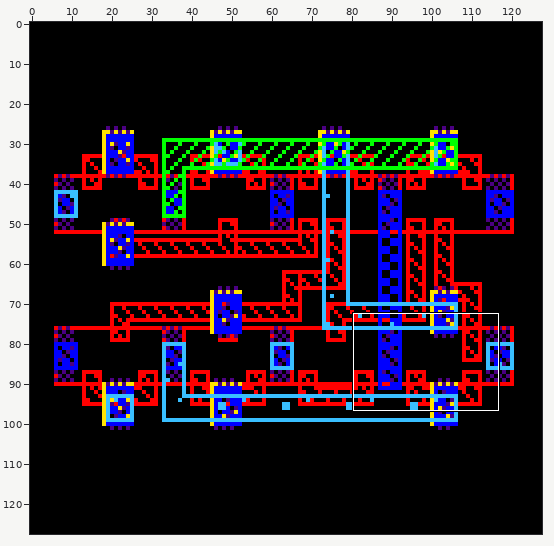
Edited in one commit: sprite sheet (TIGFET10nm/G4_XNOR2_N1/layout/thumbnail_128x128.png). Above, an overview of the earlier version with the close-up marked.
Close-up. As it was:
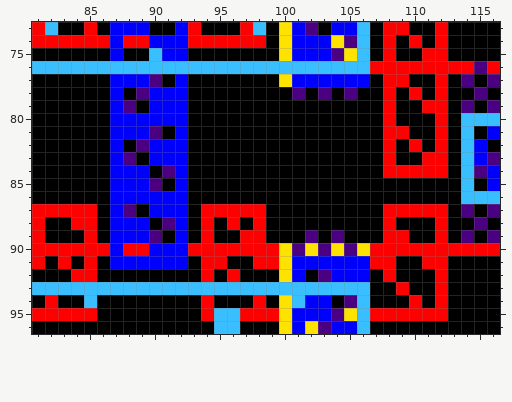
The file is 128x128 pixels. Shown: x 81..116, y 73..96.
Once edited:
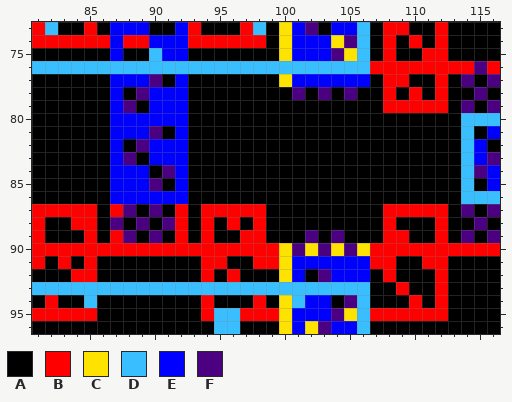
Palette (. is transparent): A #000000  B #ff0000  C #ffe300  D #39bfff  E #0000ff  F #4b0082
Edits made:
y 79: x 109..110 AA -> BB
y 80: x 108 B -> A; x 112 B -> A
y 81: x 108..109 BB -> AA; x 112 B -> A
y 82: x 108 B -> A; x 110 B -> A; x 112 B -> A
y 83: x 108 B -> A; x 111..112 BB -> AA
y 84: x 108..112 BBBBB -> AAAAA
y 87: x 87 E -> B; x 90..92 EEE -> FAB
y 88: x 87..89 EEE -> FAF; x 92 E -> B
y 89: x 87..89 EEE -> BFA; x 92 E -> B
y 90: x 87 E -> B; x 90..92 EEE -> BBB
y 91: x 87..92 EEEEEE -> AAAAAA
Changed places in both close-ups, as pixel boxes (x1, y1, x2, y2):
changed: (383, 100, 448, 178)
changed: (110, 204, 188, 269)
